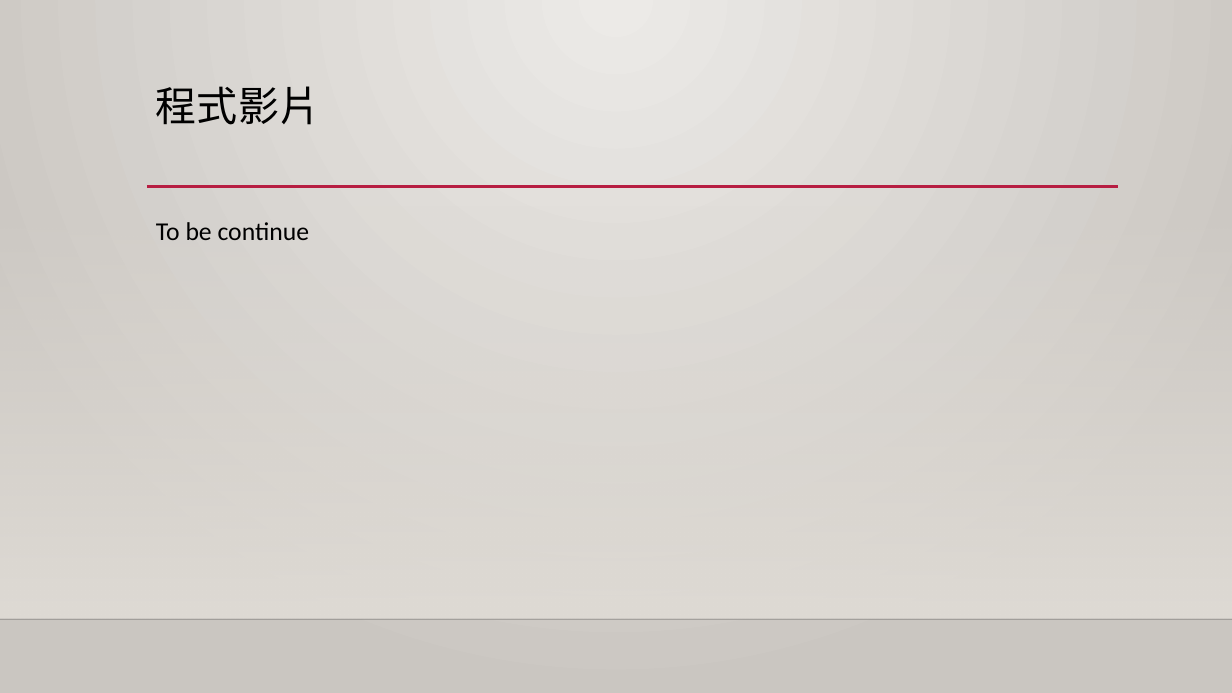
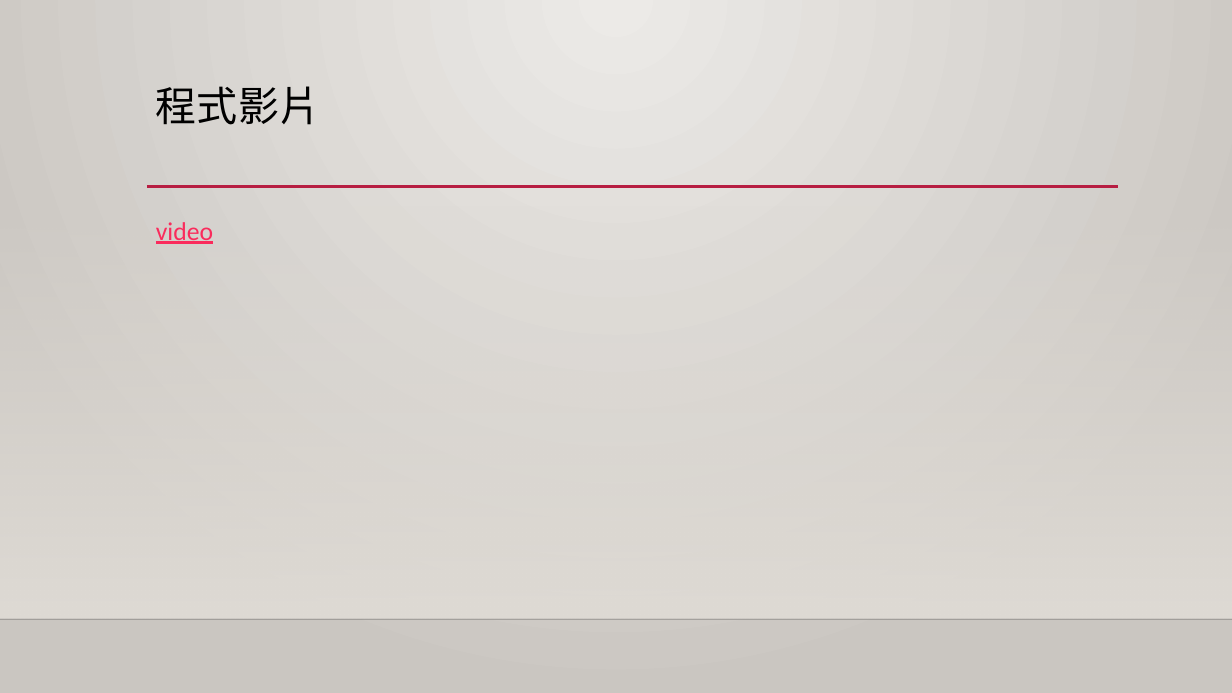
Before and after one commit to human234/final-formal, a slide deck: slide 6 of Java程式設計.pptx. Drawn at 1232x693 pixels with LibreOffice and Linux fonts; fonts in the diff are those of the drawing; background and template pictures are left out. Boxes give left, top, right and bottom in pixels: in the first picture for what was removed or moved away, otherwise in the second. Text is boxed around its words. In the diff, an @@ line names an element or a change of style, - is before the commit and + after.

```diff
--- a/Java程式設計.pptx
+++ b/Java程式設計.pptx
@@ text at (156,222,213,244): text changed; text colour #000000 to #FA2B5C @@
-To be continue
+video
```
Also in this commit, not shown: 1 other file.
